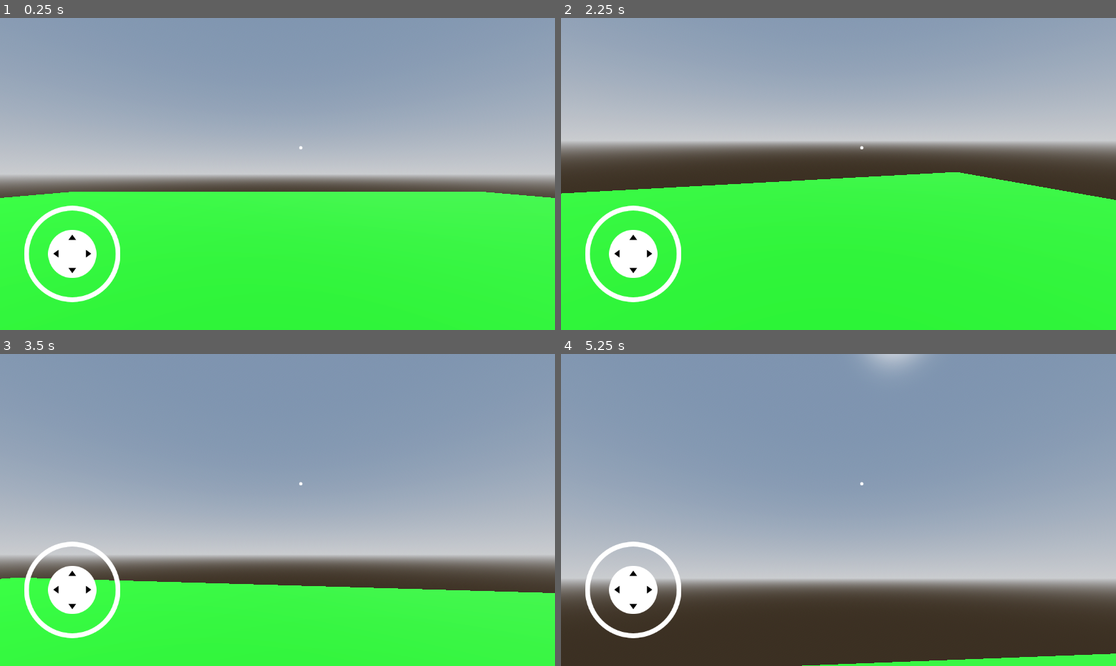
Above: before the commit, frames 1-4 (two rows, left to right).
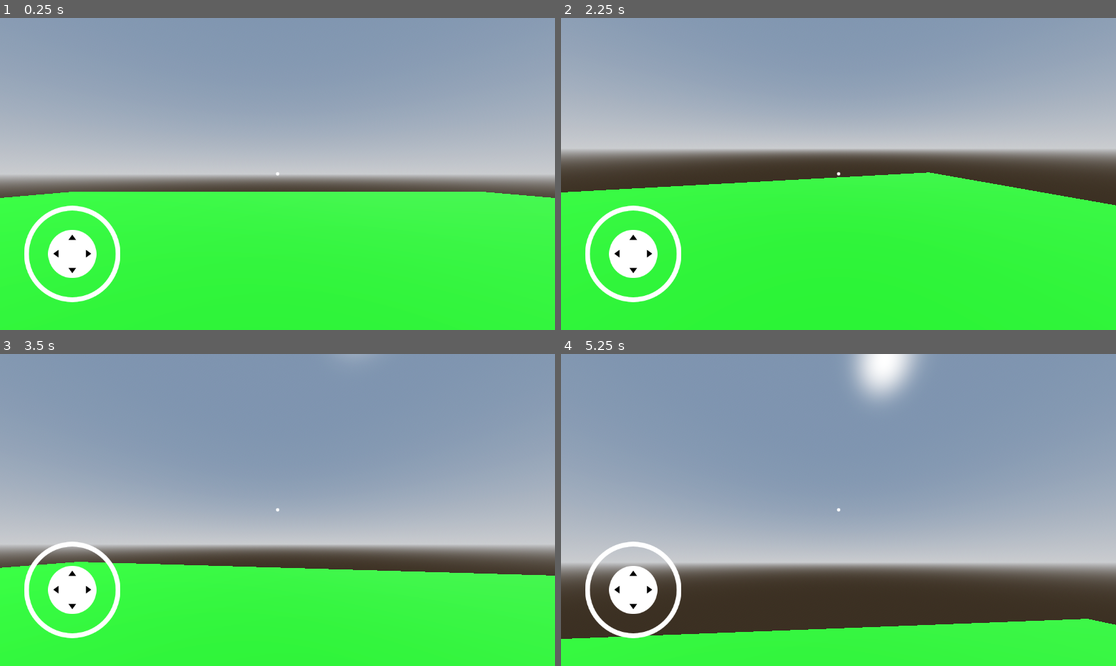
Above: after the commit, the same moments.

Repository: BLUE-DEVS/PREY-FPS
Game: Godot game, scene res://Scenes/lobby.tscn
Two runs of this game, one before a commit and one after it. Both use one fixed random seed, a clock stepped at 60 frames per second and the inputs below. The project has no main scene, so this scene is started directly.
Inputs (mouse positions are in pixels of both pictures, inside the frame that each line leads up to):
- Up to frame 1 (0.25 s): no input
- Up to frame 2 (2.25 s): tap Enter (ui_accept) at 0.5, 0.77, 2 s; move the mouse to (960, 158) at 0.52 s; hold Right (ui_right) 0.53-1.25 s; tap A (a) at 0.6 s; click (960, 158) at 0.67 s; tap D (d) at 0.8 s; drag from (727, 189) to (810, 236) at 1.27 s; move the mouse to (894, 105) at 2.02 s; hold Right (ui_right) from 2.03 s (still down); hold W (w) from 2.03 s (still down); tap S (s) at 2.1 s
- Up to frame 3 (3.5 s): release Right (ui_right) at 2.75 s; release W (w) at 2.75 s; drag from (249, 572) to (111, 463) at 2.77 s
- Up to frame 4 (5.25 s): tap Enter (ui_accept) at 3.5, 3.77, 5 s; move the mouse to (1005, 556) at 3.52 s; hold Left (ui_left) 3.53-4.25 s; tap A (a) at 3.6 s; tap D (d) at 3.8 s; drag from (672, 463) to (755, 432) at 4.27 s; move the mouse to (866, 510) at 5.02 s; hold Down (ui_down) from 5.03 s (still down); hold W (w) from 5.03 s (still down); tap S (s) at 5.1 s; click (866, 510) at 5.17 s

The runs differ from the first frame. In frame 1, less than 0.1% of the frame differs, in the area x 49-55%, y 40-51%; in frame 2, 5.9%; in frame 3, 12%; in frame 4, 22%, in the area x 0-100%, y 0-100%.

Commit message:
haha noob

Diff:
--- a/Scenes/player.gd
+++ b/Scenes/player.gd
@@ -1,13 +1,11 @@
 extends CharacterBody3D
-
 
 var sens := 0.1
 var neck_x := 0.0
-var SPEED :int= 13
+var SPEED :float= 13
 var JUMP_VELOCITY:int = 10
 var screen_dir = Vector2.ZERO
 @onready var head: Node3D = $neck
-
 
 #------------------------------------------------------------------
 
@@ -17,6 +15,14 @@
 		screen_dir.x -= _event.relative.y
 
 func _physics_process(_delta: float) -> void:
+
+	if Input.is_action_pressed("w"):
+		var _tween = get_tree().create_tween()
+		_tween.tween_property($neck/Camera3D,"fov",90,0.1).set_trans(Tween.TRANS_SINE).set_ease(Tween.EASE_OUT)
+	if Input.is_action_just_released("w"):
+		$neck/Camera3D.fov = 75
+
+
 	head.rotation.x = screen_dir.x * _delta*sens
 	self.rotation.y = screen_dir.y *_delta *sens
 
--- a/Scenes/player.tscn
+++ b/Scenes/player.tscn
@@ -33,10 +33,10 @@
 anchor_top = 0.5
 anchor_right = 0.5
 anchor_bottom = 0.5
-offset_left = 42.0
-offset_top = -101.0
-offset_right = 55.0
-offset_bottom = -37.0
+offset_left = -6.5
+offset_top = -46.859985
+offset_right = 6.5
+offset_bottom = 17.140015
 grow_horizontal = 2
 grow_vertical = 2
 size_flags_horizontal = 4
Not shown, added: Others/vecteezy_red-color-anime-speed-lines-loop-animation-overlay-effect-on_44590263.mp4
